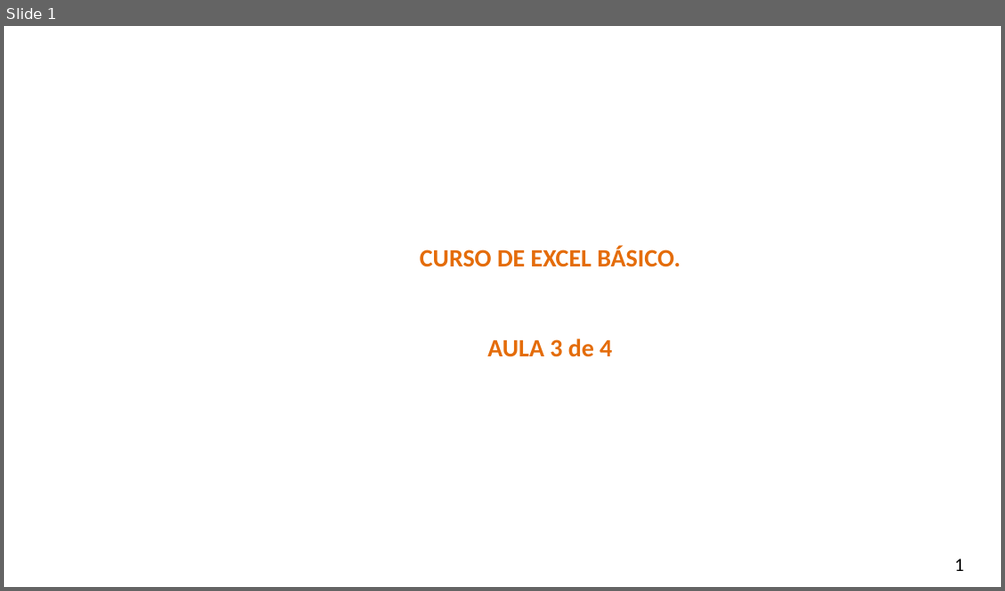
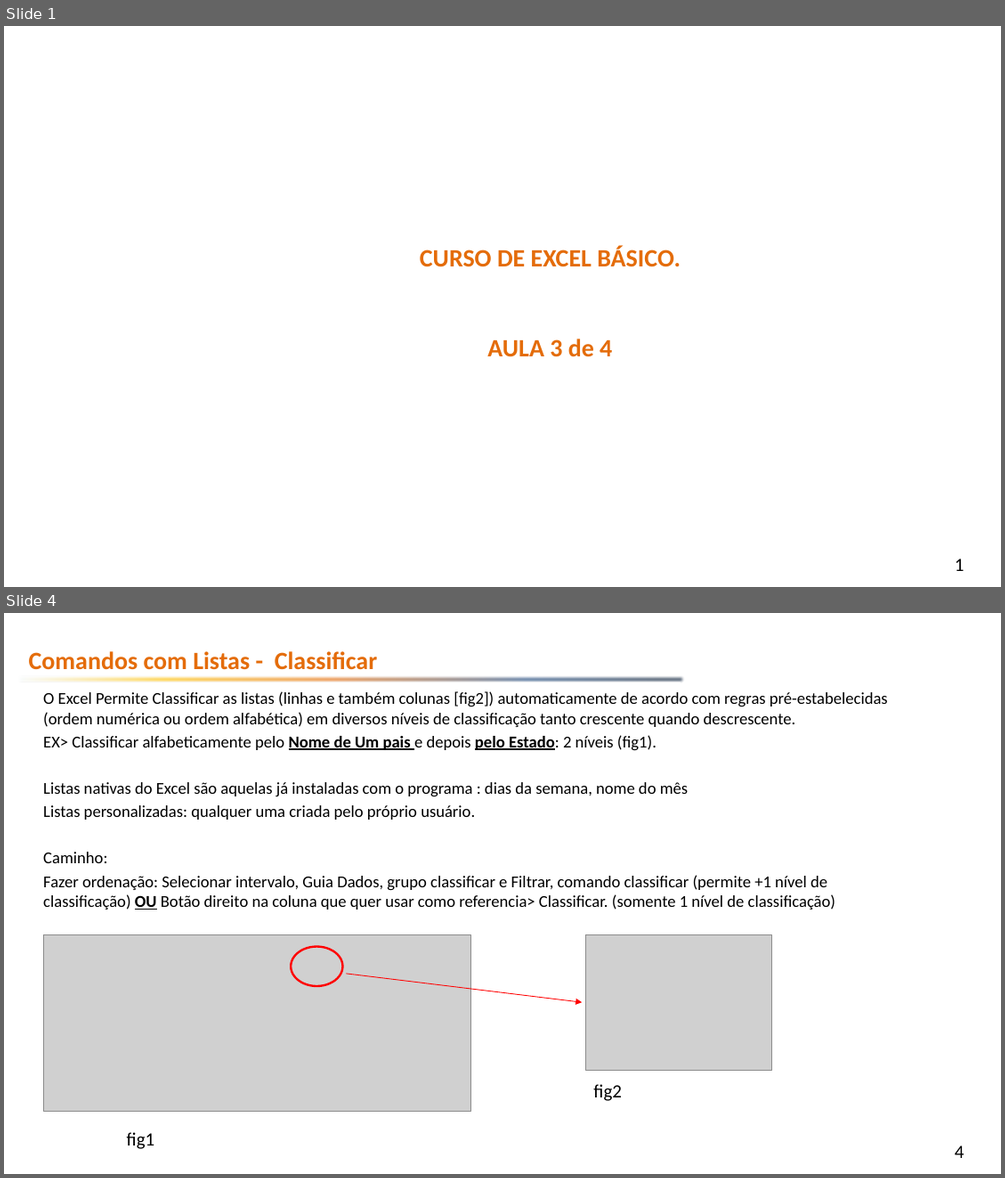
Before and after one commit to smart-planning/Excel_Basico, a slide deck: Aula3/Atividades.pptx. Shown one above the other, each under a label of ours: slide 1 before the commit, slides 1 and 4 after it; the slides between them are not shown. The pictures are 1005x591 and 1005x1178 pixels, drawn with LibreOffice and Linux fonts; fonts in the diff are those of the drawing; grey boxes stand for pictures; background and template pictures are left out. Boxes give left, top, right and bottom in pixels: in the first picture for what was removed or moved away, otherwise in the second. Text is boxed around its words. In the diff, an @@ line names an element or a change of style, - is before the commit and + after.

```diff
--- a/Aula3/Atividades.pptx
+++ b/Aula3/Atividades.pptx
@@ slide 4 added at (4, 613, 1001, 1174), background picture (left out); not listed: 1 template element that a slide beside it also shows @@
@@ text added at (29, 651, 377, 670), 24 pt, text #E46C0A, bold @@
+Comandos com Listas - Classificar
@@ right arrow added at (18, 674, 685, 685), fill gradient #F6FBFC to #FFC000 to #E46C0A to #1F497D to #0F243E @@
@@ text added at (43, 691, 888, 909), 16 pt, text #000000 @@
+O Excel Permite Classificar as listas (linhas e também colunas [fig2]) automaticamente de acordo com regras pré-estabelecidas (ordem numérica ou ordem alfabética) em diversos níveis de classificação tanto crescente quando descrescente.
+EX> Classificar alfabeticamente pelo Nome de Um pais e depois pelo Estado: 2 níveis (fig1).
+Listas nativas do Excel são aquelas já instaladas com o programa : dias da semana, nome do mês
+Listas personalizadas: qualquer uma criada pelo próprio usuário.
+Caminho:
+Fazer ordenação: Selecionar intervalo, Guia Dados, grupo classificar e Filtrar, comando classificar (permite +1 nível de classificação) OU Botão direito na coluna que quer usar como referencia> Classificar. (somente 1 nível de classificação)
@@ picture added at (44, 935, 470, 1111) @@
@@ ellipse added at (291, 947, 343, 986), outline #FF0000 2 pt @@
@@ picture added at (586, 935, 772, 1070) @@
@@ arrow added from (347, 973) to (582, 1002), #FF0000 0.75 pt @@
@@ text added at (593, 1084, 622, 1101), 18 pt, text #000000 @@
+fig2
@@ text added at (127, 1132, 155, 1149), 18 pt, text #000000 @@
+fig1
```
Also in this commit, not shown: 7 other slides added, 4 slides removed, 4 other files.
